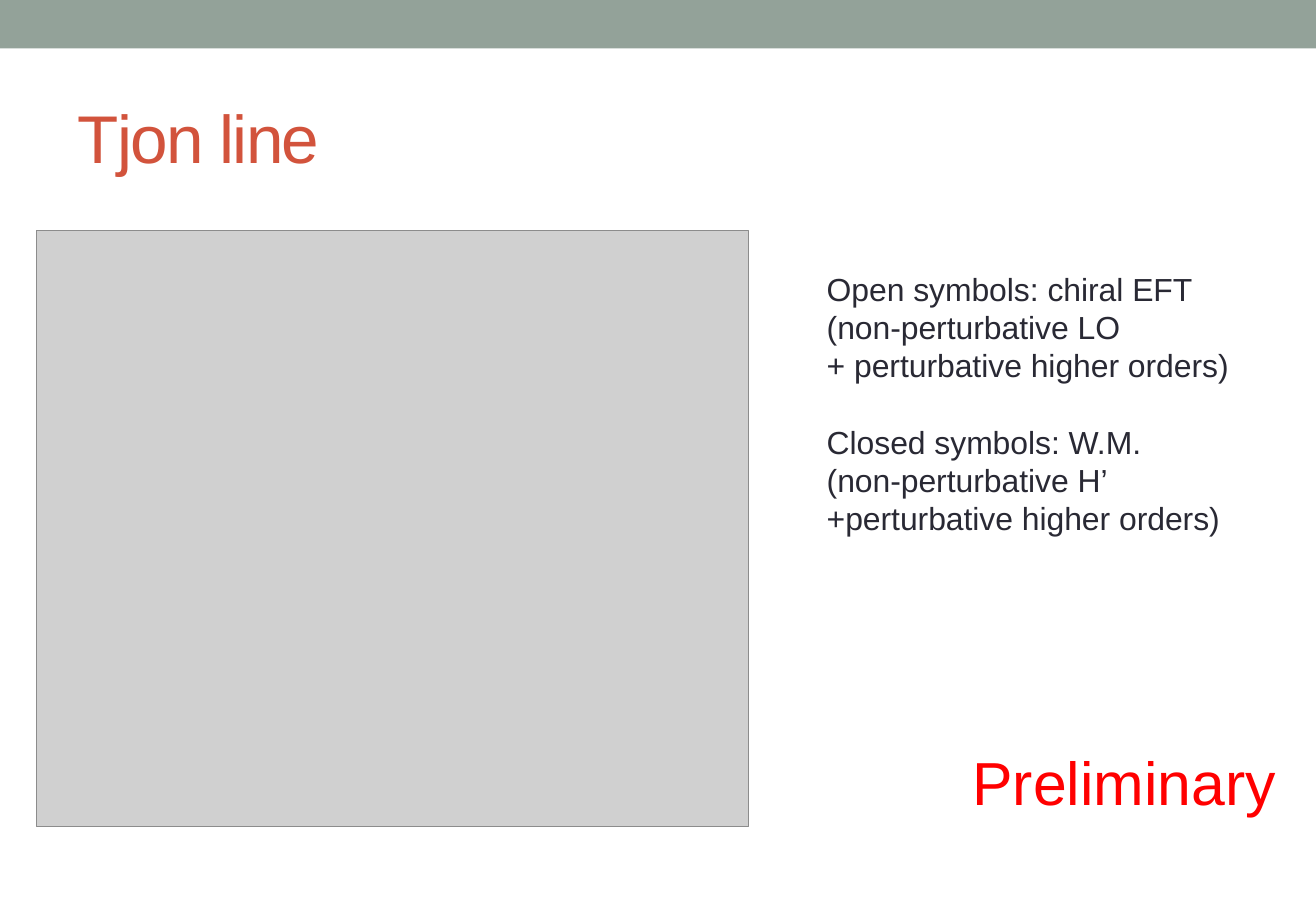
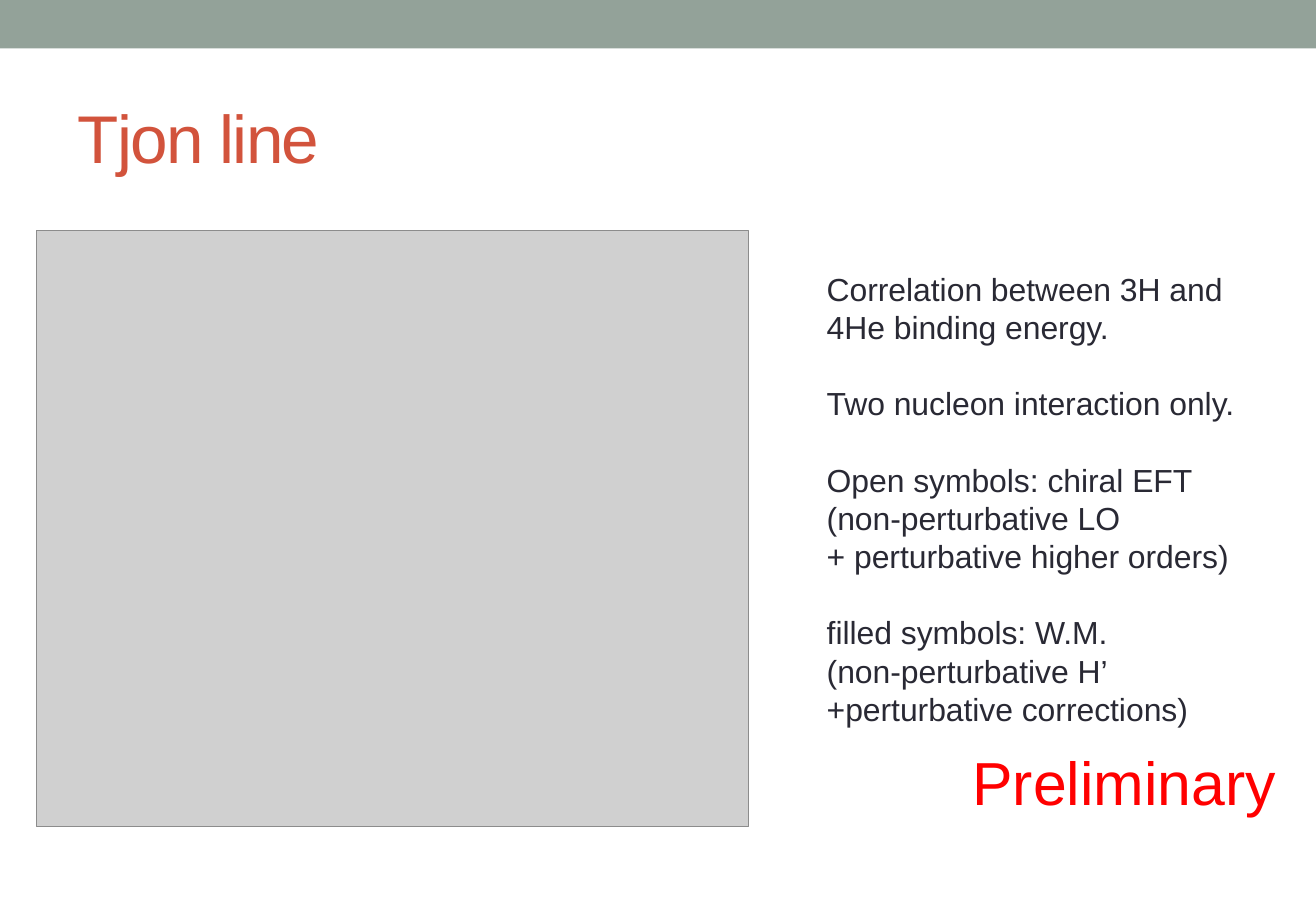
Before and after one commit to alphacentaury-github/NPSS2020, a slide deck: slide 21 of 20221020_KPS_송영호.pptx (slide 24 before the commit). Drawn at 1316x911 pixels with LibreOffice and Linux fonts; fonts in the diff are those of the drawing; grey boxes stand for pictures. Boxes give left, top, right and bottom in pixels: in the first picture for what was removed or moved away, otherwise in the second. Text is boxed around its words. In the diff, an @@ line names an element or a change of style, - is before the commit and + after.

```diff
--- a/20221020_KPS_송영호.pptx
+++ b/20221020_KPS_송영호.pptx
@@ text at (x1=827, y1=278, x2=1234, y2=422): paragraphs added @@
+Correlation between 3H and 4He binding energy.
+Two nucleon interaction only.
@@ text at (x1=827, y1=621, x2=1107, y2=651): text changed @@
-Closed symbols: W.M.
+filled symbols: W.M.
@@ text at (x1=827, y1=698, x2=1188, y2=727): text changed @@
-+perturbative higher orders)
++perturbative corrections)
```
Also in this commit, not shown: 10 other slides changed, 1 slide added, 3 slides removed, 1 other file.
